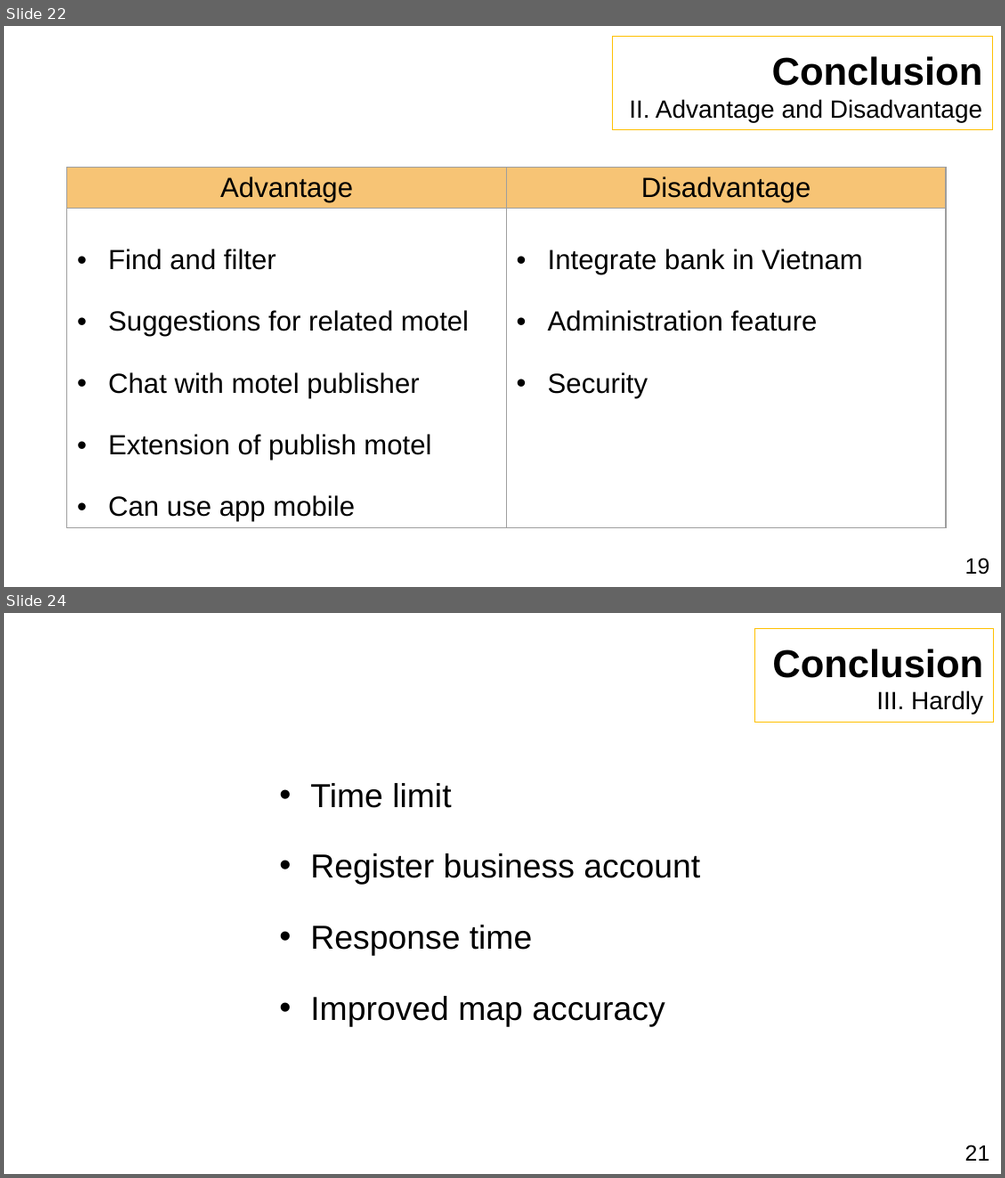
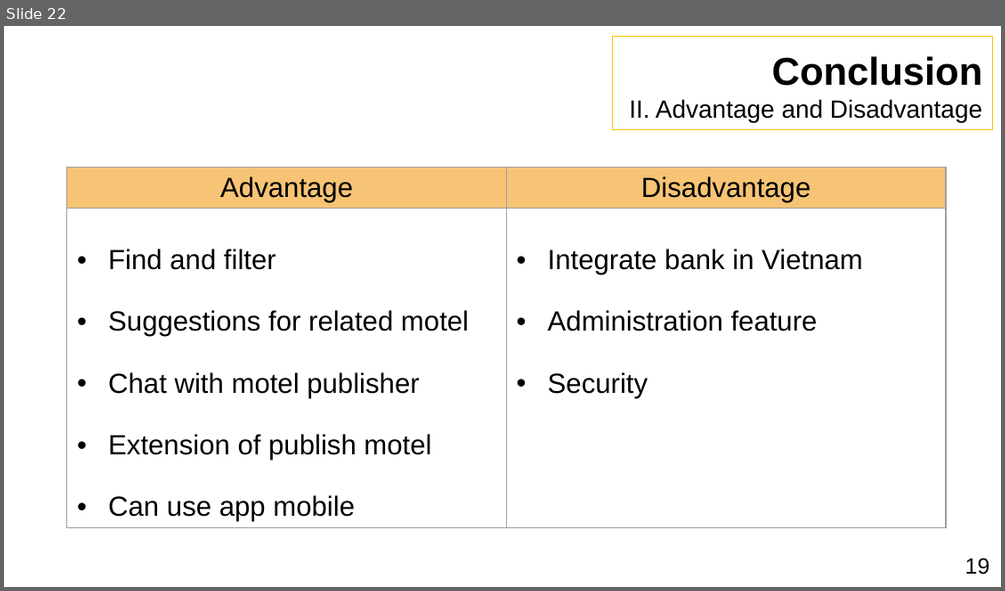
Before and after one commit to hoangchu234/webnhatroKLTN, a slide deck: Docs/Graduation thesis.pptx. Shown one above the other, each under a label of ours: slides 22 and 24 before the commit, slide 22 after it; the slides between them are not shown. The pictures are 1005x1178 and 1005x591 pixels, drawn with LibreOffice and Linux fonts; fonts in the diff are those of the drawing; background and template pictures are left out. Boxes give left, top, right and bottom in pixels: in the first picture for what was removed or moved away, otherwise in the second. Text is boxed around its words. In the diff, an @@ line names an element or a change of style, - is before the commit and + after.

```diff
--- a/Docs/Graduation thesis.pptx
+++ b/Docs/Graduation thesis.pptx
@@ slide 24 removed at (4, 613, 1001, 1174), background picture (left out) @@
@@ rectangle removed at (754, 629, 993, 722) @@
-Conclusion
-III. Hardly
@@ text removed at (310, 783, 700, 1026) @@
-• Time limit
-• Register business account
-• Response time
-• Improved map accuracy
@@ text removed at (965, 1144, 990, 1160) @@
-21
```
Also in this commit, not shown: 5 slides changed, 1 other slide removed, 5 other files.
